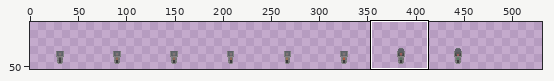
File history of a sprite sheet, Assets/Art/Sprites/Environments/Furniture/SecuritySection/SecurityTerminalCardReader.png. Above: a wide view before the commit, with the close-up outlined.
Close-up. Before the commit:
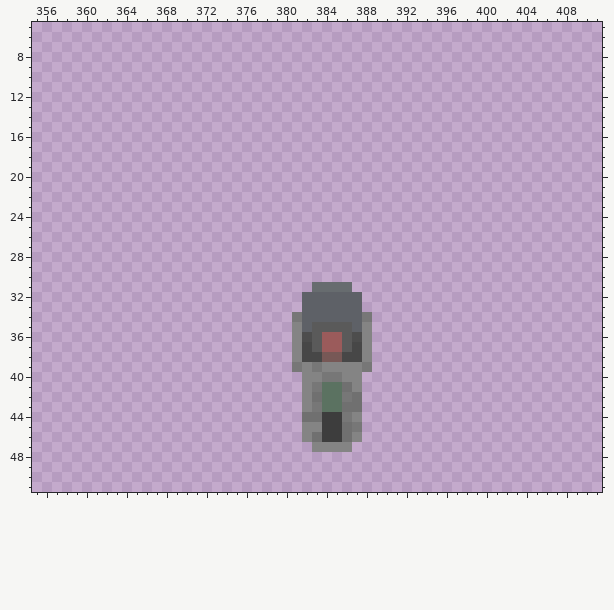
The file is 472x64 pixels. Colours within 5 levels of each other are drawn and written as one. Shown: x 355..411, y 5..51. The old version is drawn lined up with the new one, on the new canvas. The wide view leaves out empty margins. The commit also changed other parts of the picture, which this record leaves out.
After the commit:
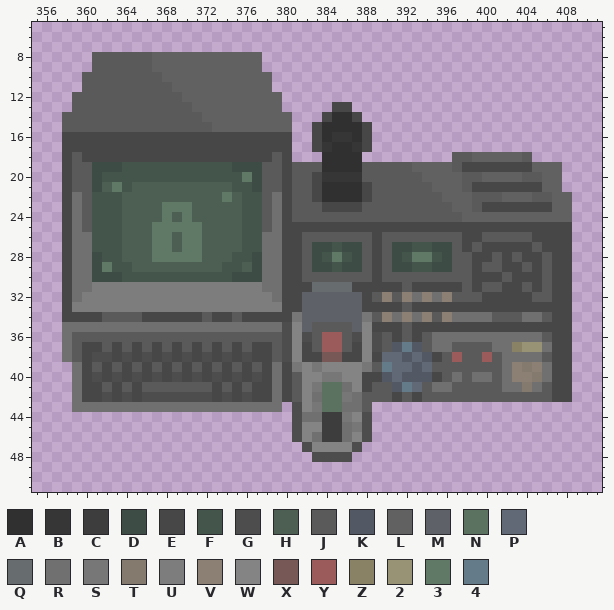
Palette (. is transparent): A #303030  B #363636  C #3d3d3d  D #3d4d46  E #474747  F #44554c  G #4d4d4d  H #4c5f52  J #5a5a5a  K #525964  L #616161  M #5e6167  N #5b7261  P #606975  Q #676c6f  R #707070  S #777777  T #847a6e  U #7d7d7d  V #8c8075  W #848484  X #775856  Y #9b5b5b  Z #898265  2 #989374  3 #607866  4 #647b8a
Difference:
canvas 472x64 -> 531x64
Changed rows in their new state; - is an unchanged pixel.
first column x 358:
 8 ---JJJJJJLLLLLLLLLLL-------------------------------
 9 ---JJJJJJLLLLLLLLLLL-------------------------------
10 --JJJJJJJJLLLLLLLLLLL------------------------------
11 --JJJJJJJJJLLLLLLLLLL------------------------------
12 -JJJJJJJJJJJLLLLLLLLLL-----------------------------
13 -JJJJJJJJJJJJLLLLLLLLL-----EE----------------------
14 JJJJJJJJJJJJJJLLLLLLLLL---EAAE---------------------
15 JJJJJJJJJJJJJJJLLLLLLLL--EAAAAE--------------------
16 EEEEEEEEEEEEEEEEEEEEEEE--EABBAE--------------------
17 EEEEEEEEEEEEEEEEEEEEEEE--EBAABE--------------------
18 EJEEEEEEEEEEEEEEEEEEEJE---AAAA---------JJLLLLLJ----
19 EJJDDDFFFFFFFFFFFDDDJJEJJJAAAAJJJJJLLLLJEEEEEEELLL-
20 EJJDFFFFFFFFFFFFFF3DJJEJJEBBBBJJJJJJLLLLJJLLLLJJLL-
21 EJJDH3FHHHHHHHHHHFFDJJEJJEAAAAEJJJJJJLLLJEEEEEEELL-
22 ERJFFFHHHHHHHHHH3HFFJREJJEAAAAEJJJJJJJLLLJJJLLLJJLL
23 ERJFFFHHHH333HHHHHFFJREJJJEEEEJJJJJJJJJLLJEEEEEEELL
24 ERJFFFHHHH3H3HHHHHFFJREJJJJJJJJJJJJJJJJJLLLLLLLLLLL
25 ERJFFFHHH33333HHHHFFJREEEEEEEEEEEEEEEEEEEEEEEEEEEEE
26 ERRFFFHHH33H33HHHHFFRREEJJJJJJJEJJJJJJJJEEJJJJJEEEE
27 ERRFFFHHH33H33HHHHFFRREEJDDFDDJEJDDFFDDJEJEEEEEJEEE
28 ERRDFFHHH33333HHHFFDRREEJDF3FDJEJDF33FDJJEEJEJEEJEE
29 ERRD3FFHHHHHHHHHFFHDRREEJDDFDDJEJDDFFDDJJEJJEEJEJEE
30 ERRDDDFFFFFFFFFFFDDDRREEJJJJJJJEJJJJJJJJJEEEJEEEJEE
31 ERRUUUUUUUUUUUUUUUUURREEE----EEEEEJEEEEEJEJJEEJEJEE
32 ERUUUUUUUUUUUUUUUUUUUREE------EJVJVRVRVJJJEEEEEJJEE
33 EUUUUUUUUUUUUUUUUUUUUUEE------EEEEJEEEEEEEEEEEEEEEE
34 EEEEJJJJEEEEEEJEEJEEEEE--------JVRVRVJVRRRRJJJRRJEE
35 RRRRRRRRRRRRRRRRRRRRRRG--------EEEJEEEEEEEEEEEEEEEE
36 RJJJJJJJJJJJJJJJJJJJJJG--------GJEJEJRRRRRRRRRRRJEE
37 RJEEJEJEJEJEJEJEJEJEEJG--------GJK4KJRRJJJJRRZ22REE
38 RJEGGEGEGEGEGEGEGEGEEJG--------EPPKPKEJYJJYJRRRRJEE
39 -REJEJEJEJEJEJEJEJEJERE--------J4PPKPJJJJJJJRVTVREE
40 -REGEGEGEGEGEGEGEGEGEREJ------EEKPKKKEJRJRRJRVVTREE
41 -REEJEJEJJJJJJJEJEJEEREJ------EJJK4PJRRJJJJJRRTRJEE
42 -REEGEGEGGGGGGGEGEGEEREJ------JJJEJEJJJJJJJJJJJJJEE
43 -RRRRRRRRRRRRRRRRRRRRR-G------J--------------------
44 -----------------------G------G--------------------
45 -----------------------G------G--------------------
46 -----------------------G------G--------------------
47 ------------------------G----G---------------------
48 -------------------------GGGG----------------------
